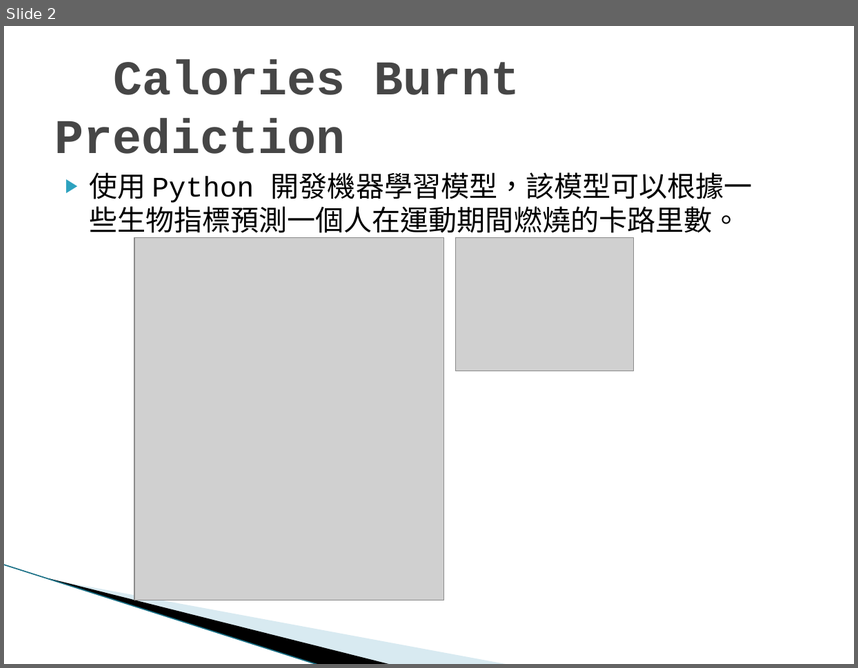
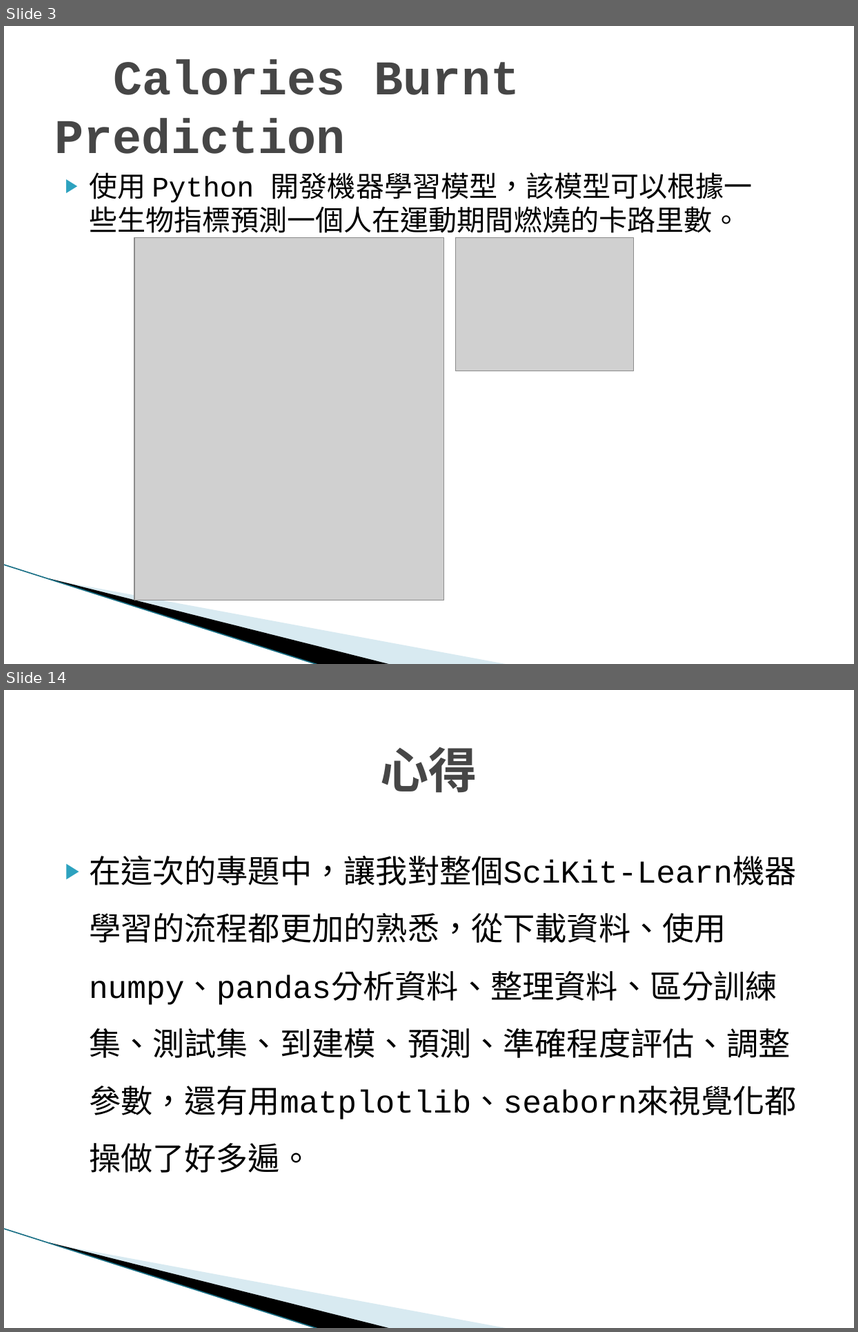
Before and after one commit to kyss0311/IMLP433, a slide deck: final/imlp433楊閎富.pptx. Shown one above the other, each under a label of ours: slide 2 before the commit, slides 3 and 14 after it; the slides between them are not shown. The pictures are 858x668 and 858x1332 pixels, drawn with LibreOffice and Linux fonts; fonts in the diff are those of the drawing; grey boxes stand for pictures; background and template pictures are left out. Boxes give left, top, right and bottom in pixels: in the first picture for what was removed or moved away, otherwise in the second. Text is boxed around its words. In the diff, an @@ line names an element or a change of style, - is before the commit and + after.

```diff
--- a/final/imlp433楊閎富.pptx
+++ b/final/imlp433楊閎富.pptx
@@ slide 14 added at [4, 690, 854, 1328], background #FFFFFF; not listed: 3 template elements that a slide beside it also shows @@
@@ title added at [381, 747, 477, 793], 41 pt, text #464646, bold @@
+心得
@@ text added at [89, 856, 797, 1172], 27 pt, text #000000 @@
+▶ 在這次的專題中，讓我對整個SciKit-Learn機器學習的流程都更加的熟悉，從下載資料、使用numpy、pandas分析資料、整理資料、區分訓練集、測試集、到建模、預測、準確程度評估、調整參數，還有用matplotlib、seaborn來視覺化都操做了好多遍。
@@ what was slide 2 is now slide 3 @@
```
Also in this commit, not shown: 2 slides changed, 9 other slides added, 21 other files.
